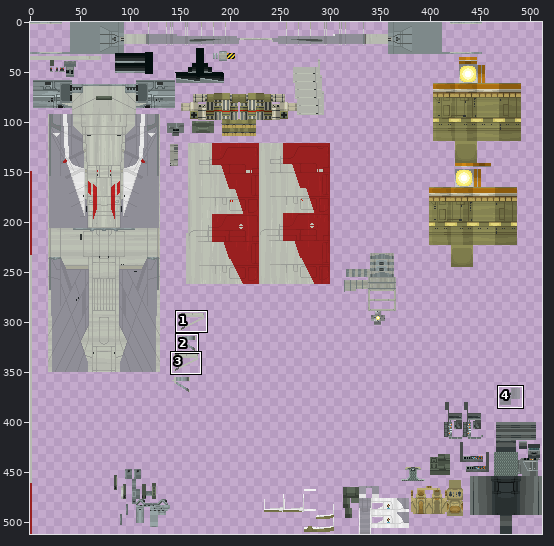
Edited in one commit: sprite sheet (projects/pswg/src/main/resources/assets/pswg/textures/ship/awing_rz1.png). Above, an overview of the earlier version with the close-up marked.
Close-up. Old version:
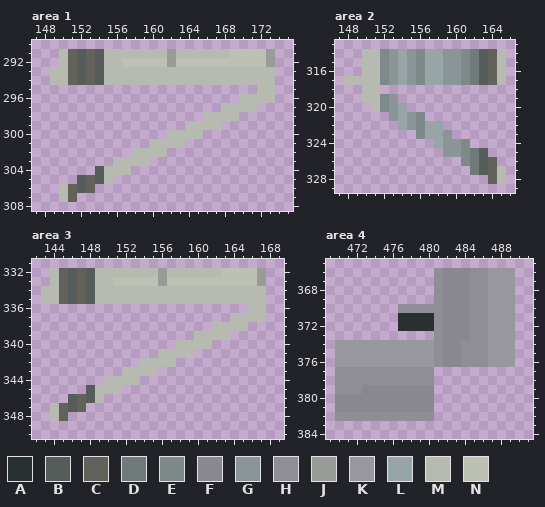
The file is 512x512 pixels. Colours within 5 levels of each other are drawn and written as one. Shown: area 1: x 147..175, y 290..308; area 2: x 147..166, y 313..329; area 3: x 142..169, y 331..350; area 4: x 469..491, y 365..384. The commit also changed other parts of the picture, which this record leaves out.
Palette (. is transparent): A #293030  B #565c5a  C #62625b  D #707a7a  E #7e898a  F #89878f  G #899596  H #8f8e97  J #999b96  K #98969f  L #97a5a6  M #b7bab0  N #bcc1b4
Pixels before, area 1, first column x 149:
291 .MCBCBMMMMMMMJMMMMMMNNNNJ
292 .MCBCBMMNNNNNJNNNNNNNNNNJ
293 MMCBCBMMMMMMMMMMMMMMMMMMM
294 MMCBCBMMMMMMMMMMMMMMMMMMM
295 .......................MM
296 .....................MMMM
297 ...................MMMM..
298 .................MMMM....
299 ...............MMMM......
300 .............MMMM........
301 ...........MMMM..........
302 .........MMMM............
303 .......MMMM..............
304 .....BMMM................
305 ...BCBM..................
306 .MCBC....................
307 .MC......................
Pixels before, area 2, first column x 148:
314 ..MMEGLGELLGGEDBCM
315 ..MMEGLGELLGGEDBCM
316 ..MMEGLGELLGGEDBCM
317 MMMMEGLGELLGGEDBCM
318 ..MM..............
319 ..MMEG............
320 ...MEGL...........
321 .....GLGE.........
322 ......LGELL.......
323 ........ELLG......
324 ..........LGGE....
325 ...........GGEDB..
326 .............EDBC.
327 ..............DBCM
328 ................CM
Pixels before, area 3, first column x 143:
332 .MCBCBMMMMMMMJMMMMMMNNNNJ
333 .MCBCBMMNNNNNJNNNNNNNNNNJ
334 MMCBCBMMMMMMMMMMMMMMMMMMM
335 MMCBCBMMMMMMMMMMMMMMMMMMM
336 .......................MM
337 .....................MMMM
338 ...................MMMM..
339 .................MMMM....
340 ...............MMMM......
341 .............MMMM........
342 ...........MMMM..........
343 .........MMMM............
344 .......MMMM..............
345 .....BMMM................
346 ...BCBM..................
347 .MCBC....................
348 .MC......................
Pixels before, area 4, first column x 470:
366 ...........HFFFHHKKK
367 ...........HFFFHHKKK
368 ...........HFFFHHKKK
369 ...........HFFFHHKKK
370 .......HHHHHFFFHHKKK
371 .......AAAAHFFFHHKKK
372 .......AAAAHFFFHHKKK
373 ...........HFFFHHKKK
374 KKKKKKKKKKKHFFHHHKKK
375 KKKKKKKKKKKHFFHHHKKK
376 KKKKKKKKKKKHFFHHHKKK
377 HHHHHHHHHHH.........
378 HHHHHHHHHHH.........
379 HHHFFFFFFFF.........
380 FFFFFFFFFFF.........
381 FFFFFFFFFFF.........
382 HHHHHHHHHHH.........
Now the later version:
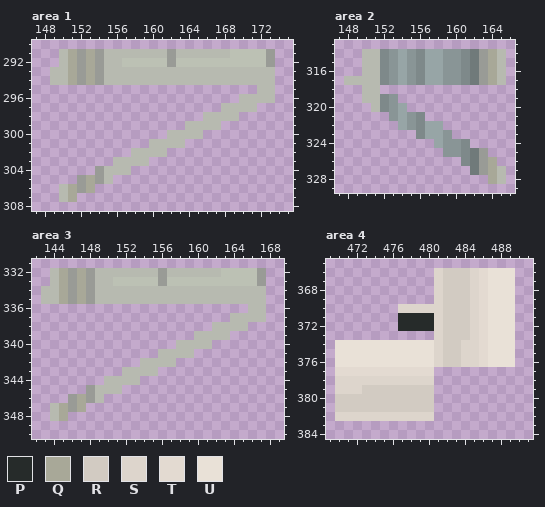
Colours new in this view: P #262b2a  Q #a8a898  R #d2cbc2  S #ddd5cc  T #e3dad1  U #e9e1d7
The edit:
Area 1:
y 291..294: x 151..154 CBCB -> QJQJ
y 304: x 154 B -> J
y 305: x 152..154 BCB -> JQJ
y 306: x 151..153 CBC -> QJQ
y 307: x 151 C -> Q
Area 2:
y 314..317: x 163..164 BC -> JQ
y 325: x 163 B -> J
y 326..327: x 163..164 BC -> JQ
y 328: x 164 C -> Q
Area 3:
y 332..335: x 145..148 CBCB -> QJQJ
y 345: x 148 B -> J
y 346: x 146..148 BCB -> JQJ
y 347: x 145..147 CBC -> QJQ
y 348: x 145 C -> Q
Area 4:
y 366..369: x 481..489 HFFFHHKKK -> SRRRSTUUU
y 370: x 477..489 HHHHHFFFHHKKK -> SSSSSRRRSTUUU
y 371..372: x 477..489 AAAAHFFFHHKKK -> PPPPSRRRSTUUU
y 373: x 481..489 HFFFHHKKK -> SRRRSTUUU
y 374..376: x 470..489 KKKKKKKKKKKHFFHHHKKK -> UUUUUUUUUUUSRRSSTUUU
y 377: x 470..480 HHHHHHHHHHH -> TTTTTTTTTTT
y 378: x 470..480 HHHHHHHHHHH -> SSSSSSSSSSS
y 379: x 470..480 HHHFFFFFFFF -> SSSRRRRRRRR
y 380..381: x 470..480 FFFFFFFFFFF -> RRRRRRRRRRR
y 382: x 470..480 HHHHHHHHHHH -> SSSSSSSSSSS
